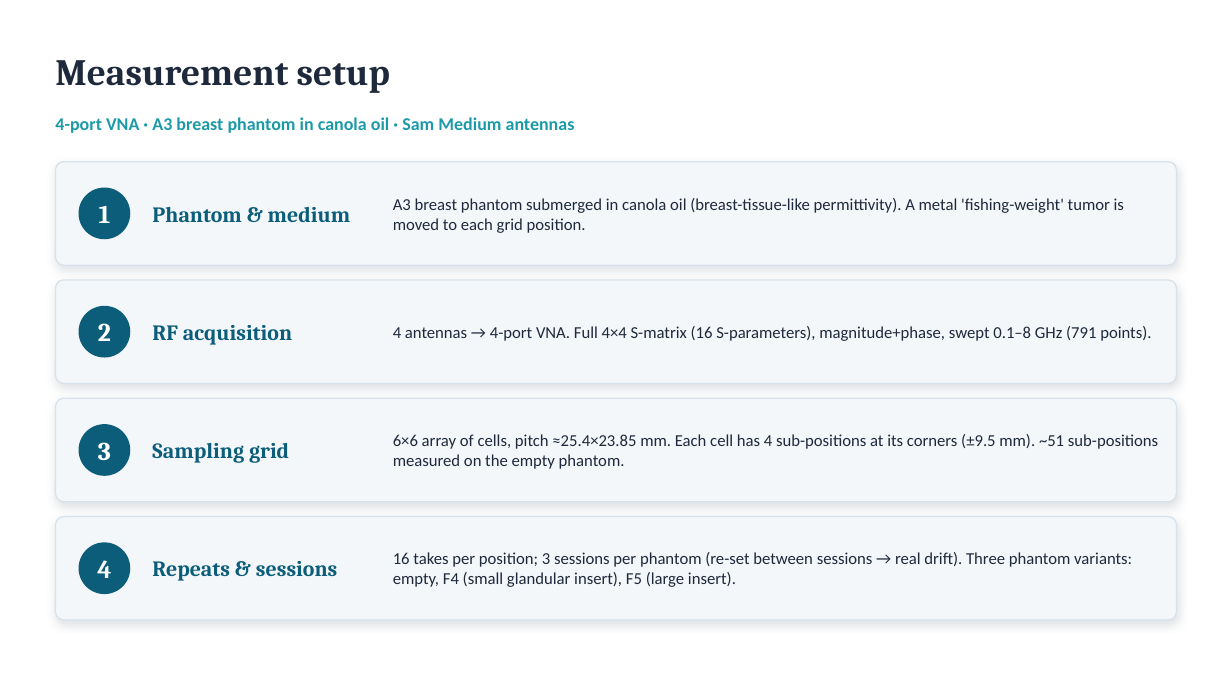
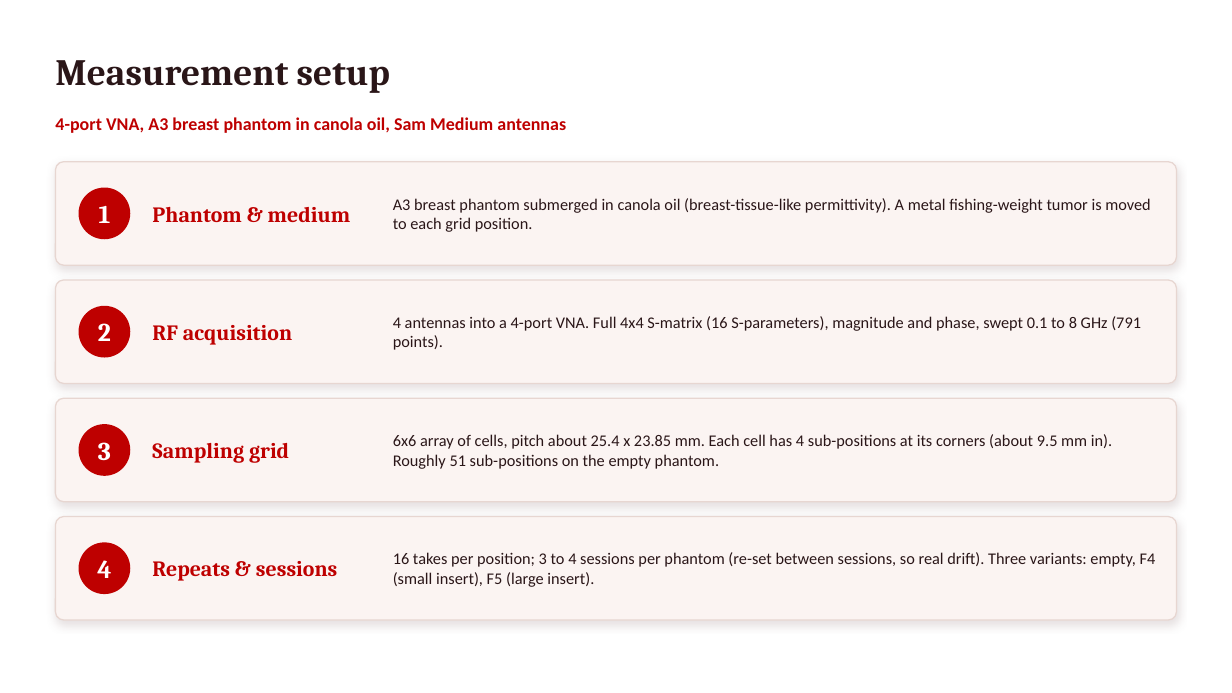
Before and after one commit to pmart1534/microwave-phantom-localization-cnn-mlp, a slide deck: slide 2 of regression_deck/Deck1_Measured_Regression.pptx. Drawn at 1232x693 pixels with LibreOffice and Linux fonts; fonts in the diff are those of the drawing. Boxes give left, top, right and bottom in pixels: in the first picture for what was removed or moved away, otherwise in the second. Text is boxed around its words. In the diff, an @@ line names an element or a change of style, - is before the commit and + after.

```diff
--- a/regression_deck/Deck1_Measured_Regression.pptx
+++ b/regression_deck/Deck1_Measured_Regression.pptx
@@ text "Measurement setup" at <box>55,60,390,93</box>: text colour #1E293B to #2A1618 @@
@@ text at <box>55,117,566,133</box>: text changed; text colour #1C9AA8 to #BE0000 @@
-4-port VNA · A3 breast phantom in canola oil · Sam Medium antennas
+4-port VNA, A3 breast phantom in canola oil, Sam Medium antennas
@@ text at <box>393,198,1150,232</box>: text changed; size 13 to 12.7 pt; text colour #1E293B to #2A1618 @@
-A3 breast phantom submerged in canola oil (breast-tissue-like permittivity). A metal 'fishing-weight' tumor is moved to each grid position.
+A3 breast phantom submerged in canola oil (breast-tissue-like permittivity). A metal fishing-weight tumor is moved to each grid position.
@@ text at <box>393,316,1141,350</box>: text changed; size 13 to 12.7 pt; text colour #1E293B to #2A1618 @@
-4 antennas → 4-port VNA. Full 4×4 S-matrix (16 S-parameters), magnitude+phase, swept 0.1–8 GHz (791 points).
+4 antennas into a 4-port VNA. Full 4x4 S-matrix (16 S-parameters), magnitude and phase, swept 0.1 to 8 GHz (791 points).
@@ text at <box>393,434,1112,469</box>: text changed; size 13 to 12.7 pt; text colour #1E293B to #2A1618 @@
-6×6 array of cells, pitch ≈25.4×23.85 mm. Each cell has 4 sub-positions at its corners (±9.5 mm). ~51 sub-positions measured on the empty phantom.
+6x6 array of cells, pitch about 25.4 x 23.85 mm. Each cell has 4 sub-positions at its corners (about 9.5 mm in). Roughly 51 sub-positions on the empty phantom.
@@ fill #F3F7FA to #FBF4F2; outline #D8E2EA 1 pt to #E7D6D1 1 pt; shadow changed in 4 elements at <box>55,162,1177,265</box>, <box>55,280,1177,384</box>, <box>55,398,1177,502</box>, <box>55,517,1177,620</box> @@
@@ text colour #0B5D7A to #BE0000 in 4 elements at <box>152,207,351,222</box>, <box>152,325,292,345</box>, <box>152,443,289,463</box>, <box>152,561,337,581</box> @@
@@ fill #0B5D7A to #BE0000 in 4 elements at <box>79,188,130,239</box>, <box>79,306,130,358</box>, <box>79,424,130,476</box>, <box>79,543,130,594</box> @@
@@ text at <box>393,552,1156,587</box>: text changed; size 13 to 12.7 pt; text colour #1E293B to #2A1618 @@
-16 takes per position; 3 sessions per phantom (re-set between sessions → real drift). Three phantom variants: empty, F4 (small glandular insert), F5 (large insert).
+16 takes per position; 3 to 4 sessions per phantom (re-set between sessions, so real drift). Three variants: empty, F4 (small insert), F5 (large insert).
```
Also in this commit, not shown: 10 other slides changed, 2 slides added, 12 other files.
